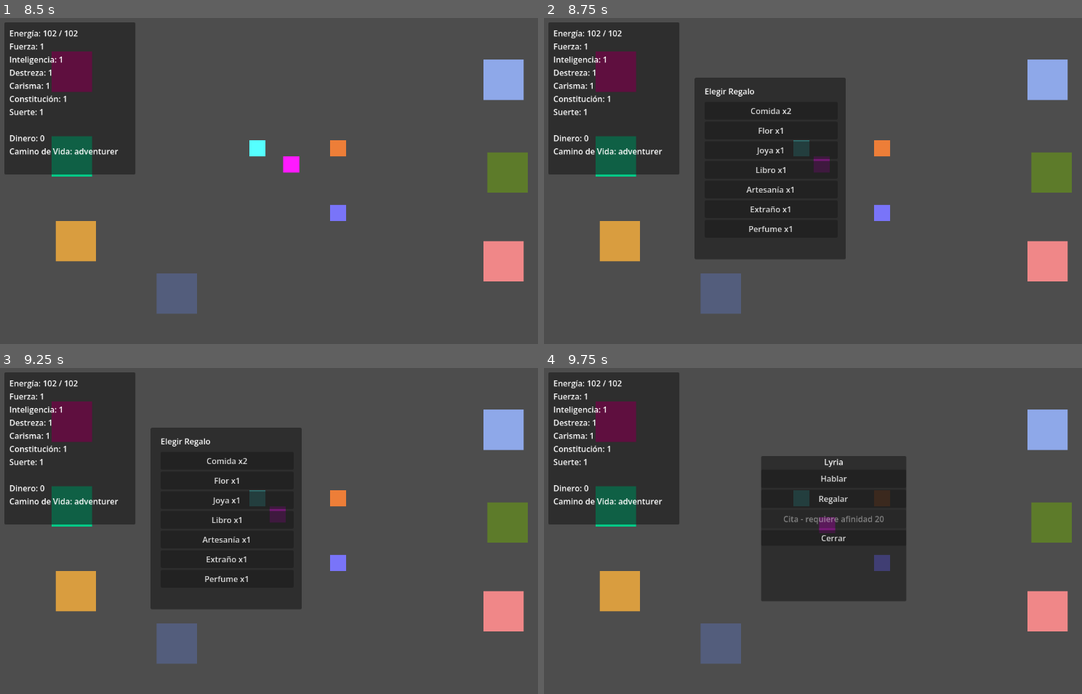
Above: before the commit, frames 1-4 (two rows, left to right).
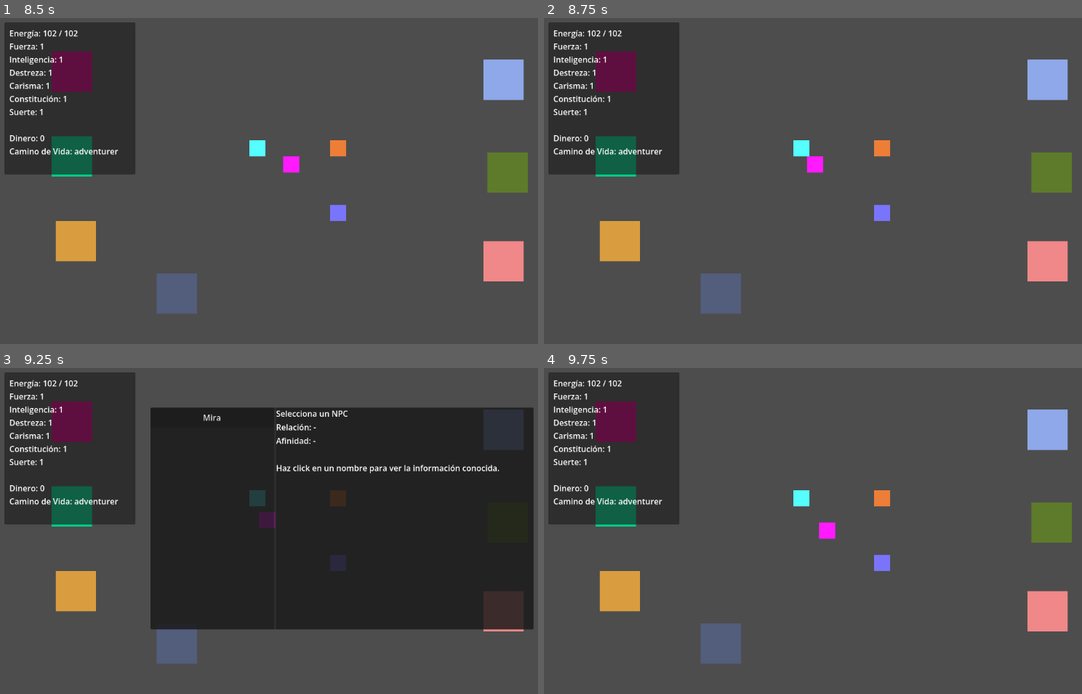
Above: after the commit, the same moments.

Repository: JoshSnowMex/another-life-project
Game: Godot game, scene res://scenes/ui/main_menu.tscn
Same seed, same stepped clock (60 frames per second), same inputs: the game is played once before the commit and once after it.
Inputs:
- Up to frame 1 (8.5 s): click "Nuevo Juego" at 0.5 s; click "Aventurero" at 1.25 s; click "Comenzar" at 2 s; tap Enter at 2.75, 5, 8 s; hold D (move_right) 2.78-3.53 s; tap F (interact) at 2.85, 3.8, 5.1, 6.8, 8.1 s; tap R (social_notebook) at 3.05, 3.6, 5.3, 7.35 s; tap Space at 3.5, 6.5 s; hold S (move_down) 3.53-4.25 s; click "Hablar" at 4.25 s; hold D (move_right) 5.03-5.75 s; click "Mira" at 5.75 s; hold W (move_up) 6.53-7.28 s; tap T (next_day) at 6.6 s; hold A (move_left) from 7.28 s (still down); tap Q (date_menu) at 7.9 s
- Up to frame 2 (8.75 s): keep holding A (move_left); tap E (gift_menu) at 8.65 s
- Up to frame 3 (9.25 s): release A (move_left) at 8.78 s; hold S (move_down) from 8.78 s (still down); tap R (social_notebook) at 8.85 s
- Up to frame 4 (9.75 s): tap Escape (pause_menu) at 9.4 s; release S (move_down) at 9.53 s; hold D (move_right) from 9.53 s (still down); tap F (interact) at 9.6 s

Frame 1 is identical in both runs. In frame 2, 15% of the frame differs, in the area x 27-57%, y 18-74%; in frame 3, 34%, in the area x 27-100%, y 12-81%; in frame 4, 12%.

Commit message:
Remove direct gift and date hotkeys from gameplay

Diff:
--- a/scripts/player.gd
+++ b/scripts/player.gd
@@ -35,23 +35,11 @@
 		else:
 			check_interaction()
 
-	if Input.is_action_just_pressed("gift_menu"):
-		if gift_menu.visible:
-			gift_menu.close_menu()
-		elif not is_any_ui_visible([dialogue_box, social_notebook, pause_menu, date_menu, location_menu, npc_interaction_menu, shop_menu]):
-				open_gift_menu_for_nearby_npc()
-
 	if Input.is_action_just_pressed("social_notebook"):
 		if social_notebook.visible:
 			social_notebook.close_notebook()
 		elif not is_any_ui_visible([dialogue_box, gift_menu, pause_menu, date_menu, location_menu, npc_interaction_menu, shop_menu]):
 			social_notebook.open_notebook()
-
-	if Input.is_action_just_pressed("date_menu"):
-		if date_menu.visible:
-			date_menu.close_menu()
-		elif not is_any_ui_visible([dialogue_box, gift_menu, social_notebook, pause_menu, location_menu, npc_interaction_menu, shop_menu]):
-			open_date_menu_for_nearby_npc()
 
 	if Input.is_action_just_pressed("pause_menu"):
 		if dialogue_box.is_open():
